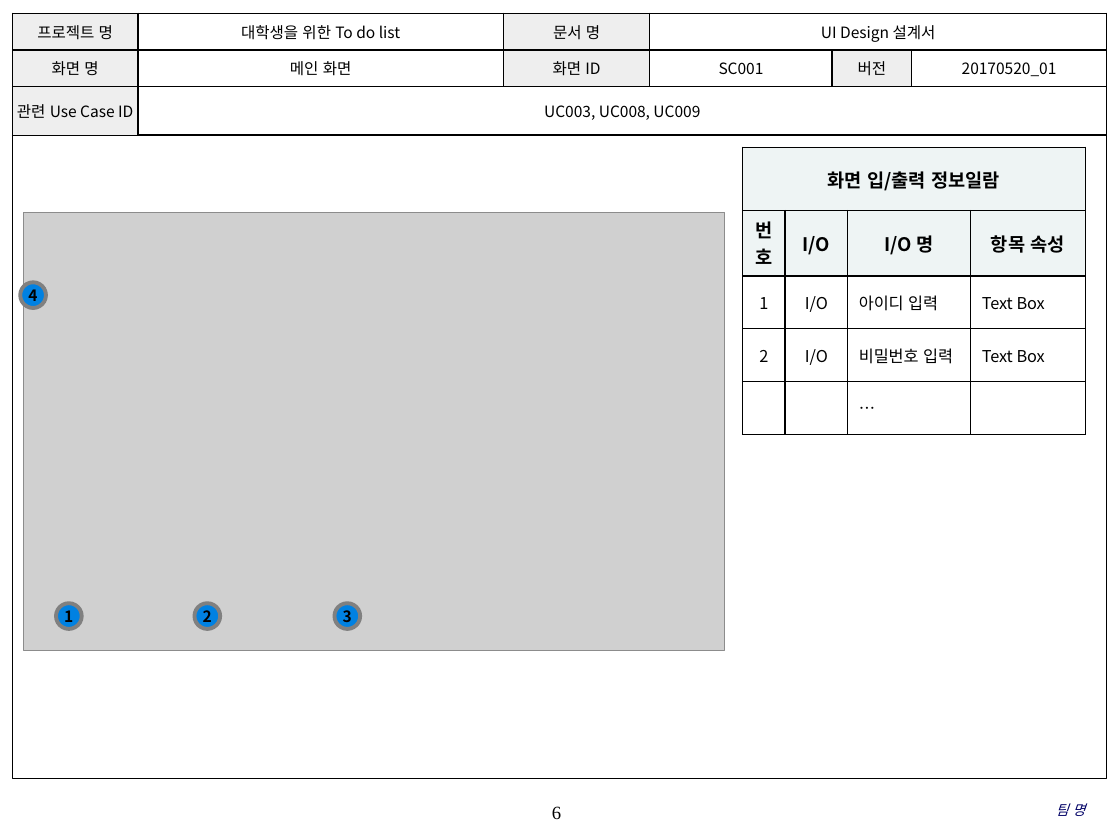
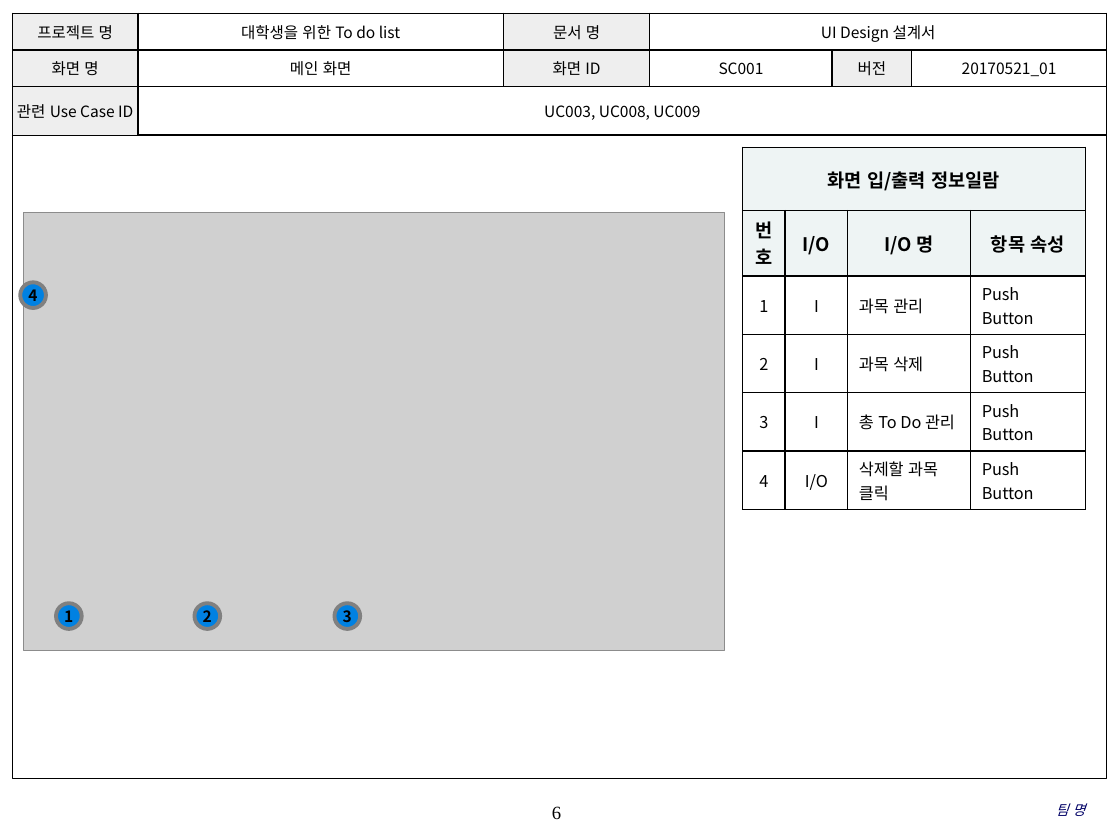
Before and after one commit to SE-admin/SE2017_4_tuna, a slide deck: slide 6 of doc/3_ 설계서/UI Design 설계서.pptx. Drawn at 1120x840 pixels with LibreOffice and Linux fonts; fonts in the diff are those of the drawing; grey boxes stand for pictures; background and template pictures are left out. Boxes give left, top, right and bottom in pixels: in the first picture for what was removed or moved away, otherwise in the second. Text is boxed around its words. In the diff, an @@ line names an element or a change of style, - is before the commit and + after.

Commit message:
doc/3_ 설계서/UI Design 설계서.pptx UI Design 설계서_4_tuna_박근혜_20170521_01 메인 화면, 과목 관리 화면 UI Design 작성

```diff
--- a/doc/3_ 설계서/UI Design 설계서.pptx
+++ b/doc/3_ 설계서/UI Design 설계서.pptx
@@ table at box(12, 13, 1107, 129) @@
-row 2, column 6: 20170520_01
+row 2, column 6: 20170521_01
@@ table at box(743, 148, 1085, 505) @@
-row 3: 1 | I/O | 아이디 입력 | Text Box
-row 4: 2 | I/O | 비밀번호 입력 | Text Box
-row 5:  |  | … | 
+row 3: 1 | I | 과목 관리 | Push Button
+row 4: 2 | I | 과목 삭제 | Push Button
+row 5: 3 | I | 총 To Do 관리 | Push Button
+row 6: 4 | I/O | 삭제할 과목 클릭 | Push Button
```
Also in this commit, not shown: 12 other slides changed.
